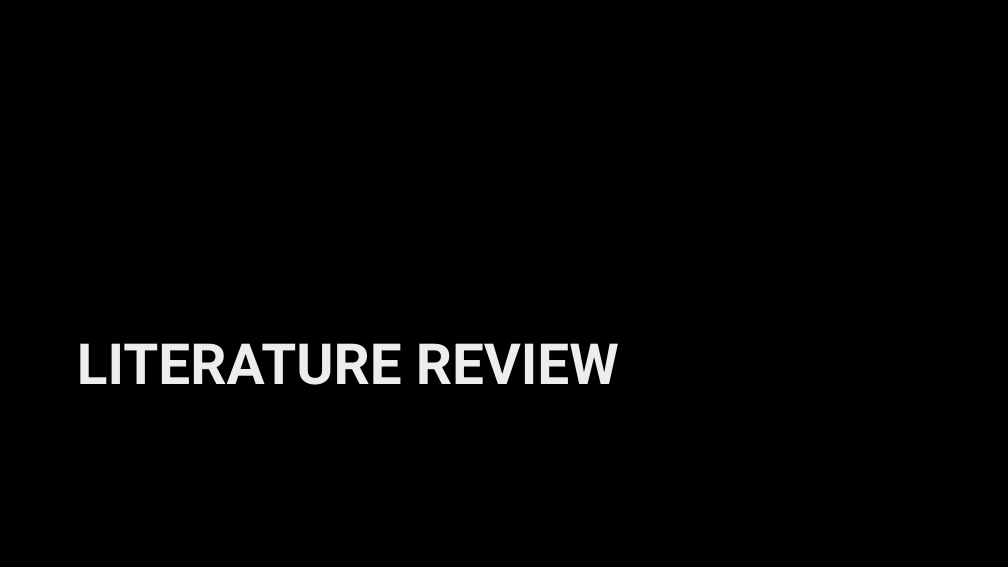
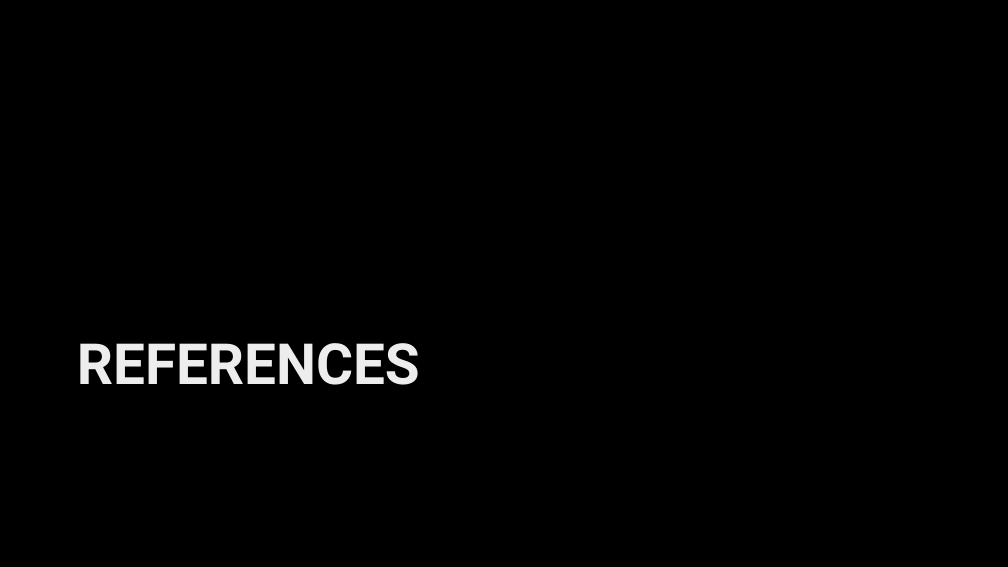
Before and after one commit to 2010030151-satya/Music-generation, a slide deck: slide 9 of presentations/aids_review2.pptx. Drawn at 1008x567 pixels with LibreOffice and Linux fonts; fonts in the diff are those of the drawing. Boxes give left, top, right and bottom in pixels: in the first picture for what was removed or moved away, otherwise in the second. Text is boxed around its words. In the diff, an @@ line names an element or a change of style, - is before the commit and + after.

Commit message:
review 2 edit

```diff
--- a/presentations/aids_review2.pptx
+++ b/presentations/aids_review2.pptx
@@ title at <box>77,343,420,385</box>: text changed @@
-LITERATURE REVIEW
+REFERENCES
```
